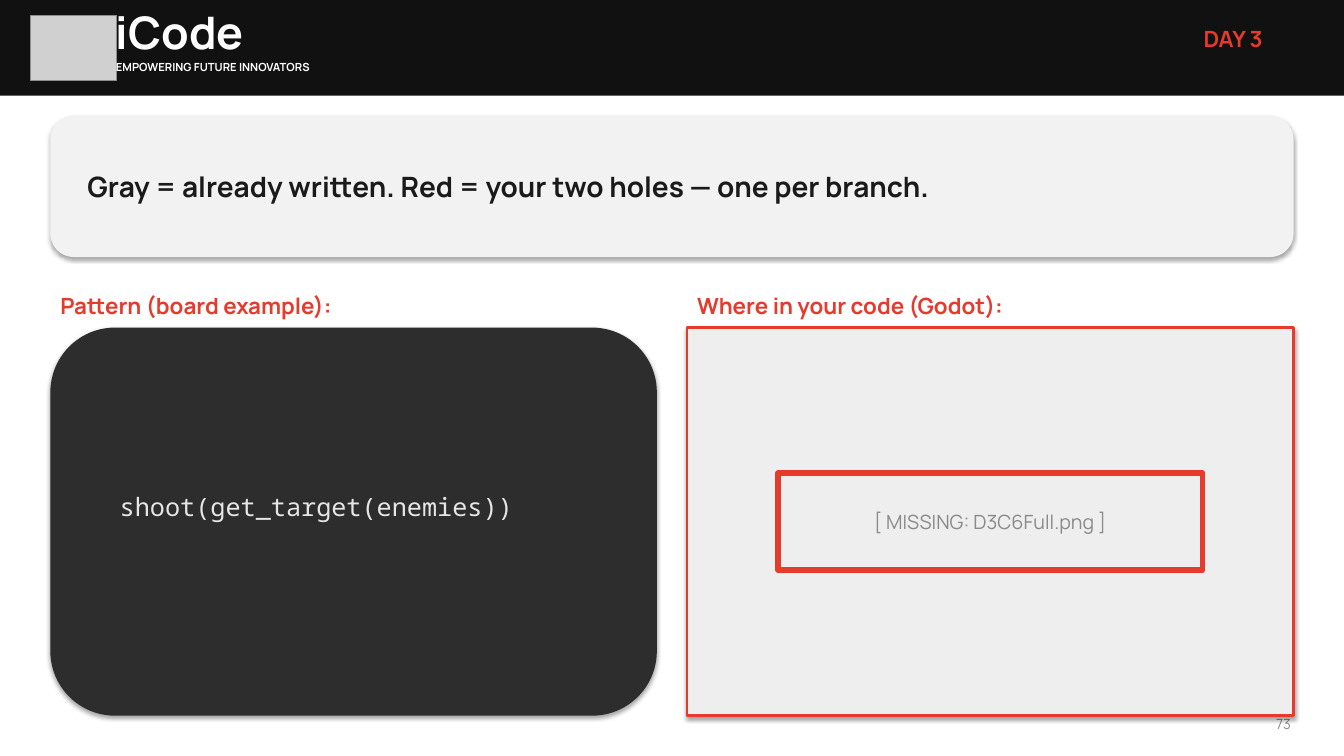
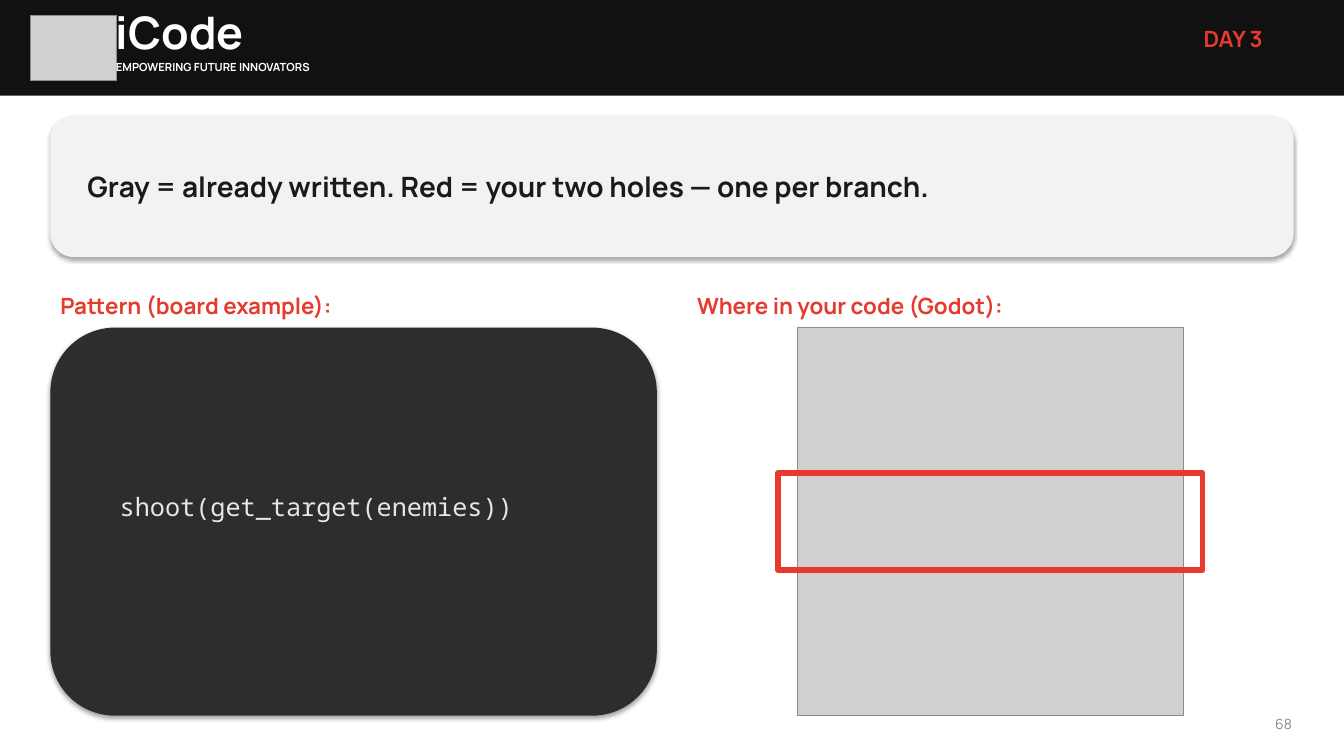
Before and after one commit to Westopoli/iCodeVRCamp, a slide deck: slide 68 of slides/out/Day3.pptx (slide 73 before the commit). Drawn at 1344x756 pixels with LibreOffice and Linux fonts; fonts in the diff are those of the drawing; grey boxes stand for pictures. Boxes give left, top, right and bottom in pixels: in the first picture for what was removed or moved away, otherwise in the second. Text is boxed around its words. In the diff, an @@ line names an element or a change of style, - is before the commit and + after.

```diff
--- a/slides/out/Day3.pptx
+++ b/slides/out/Day3.pptx
@@ rectangle removed at <box>688,328,1295,716</box> @@
-[ MISSING: D3C6Full.png ]
@@ picture added at <box>798,328,1184,716</box> @@
@@ text at <box>1275,719,1292,729</box>: text changed @@
-73
+68
```
Also in this commit, not shown: 109 other slides changed, 16 slides removed, 32 other files.
